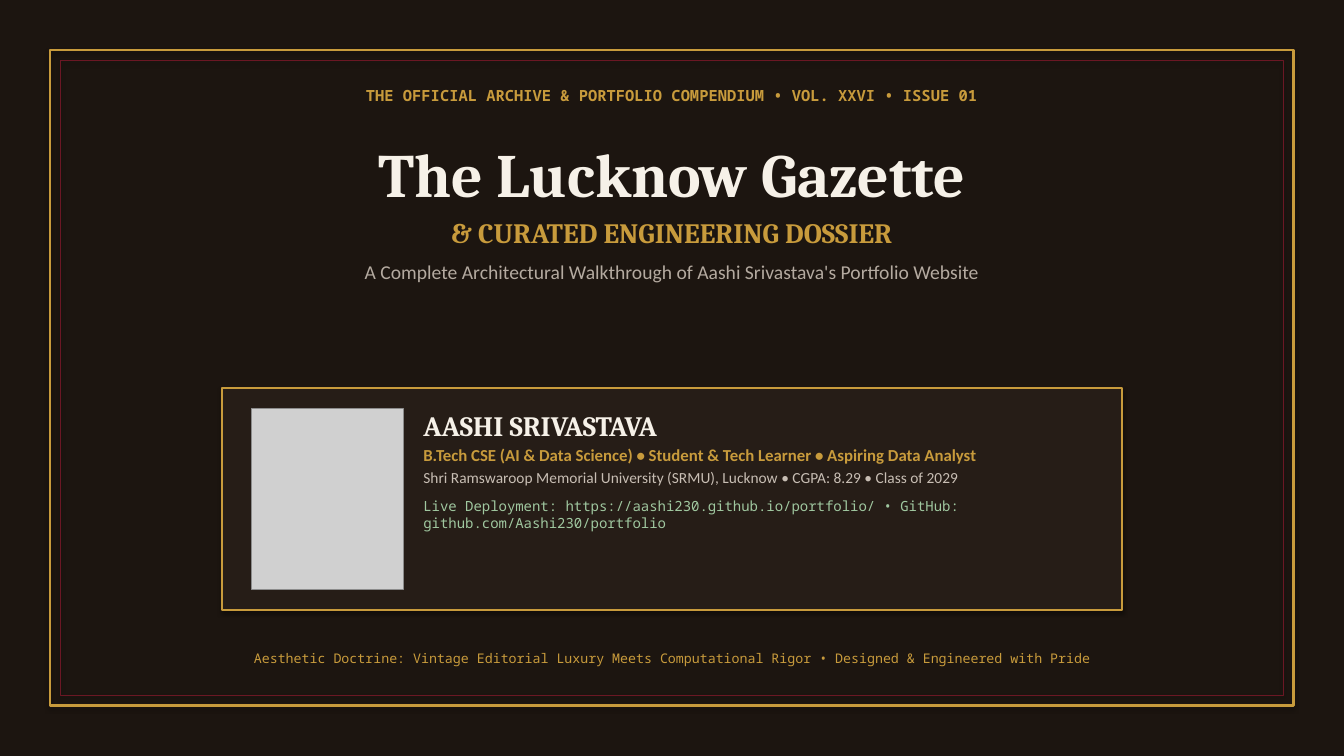
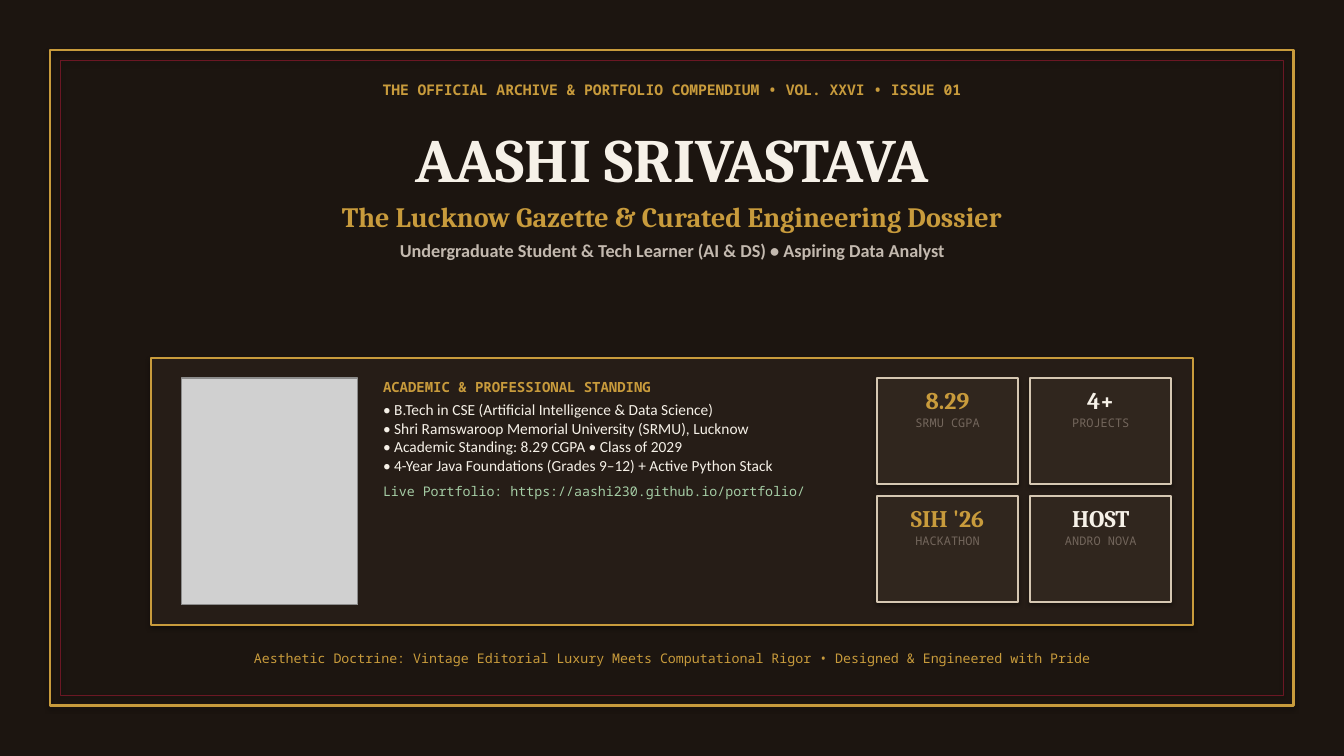
Before and after one commit to Aashi230/portfolio, a slide deck: slide 1 of Aashi_Srivastava_Portfolio_Presentation.pptx. Drawn at 1344x756 pixels with LibreOffice and Linux fonts; fonts in the diff are those of the drawing; grey boxes stand for pictures. Boxes give left, top, right and bottom in pixels: in the first picture for what was removed or moved away, otherwise in the second. Text is boxed around its words. In the diff, an @@ line names an element or a change of style, - is before the commit and + after.

```diff
--- a/Aashi_Srivastava_Portfolio_Presentation.pptx
+++ b/Aashi_Srivastava_Portfolio_Presentation.pptx
@@ text "THE OFFICIAL ARCHIVE & PORTFOLIO ..." at (x1=383, y1=84, x2=962, y2=95): size 11 to 10.5 pt @@
@@ text at (x1=342, y1=140, x2=1001, y2=260): text changed; size 14 to 13 pt; text colour #B4AAA0 to #C3B9AF; bold on @@
-The Lucknow Gazette
-& CURATED ENGINEERING DOSSIER
-A Complete Architectural Walkthrough of Aashi Srivastava's Portfolio Website
+AASHI SRIVASTAVA
+The Lucknow Gazette & Curated Engineering Dossier
+Undergraduate Student & Tech Learner (AI & DS) • Aspiring Data Analyst
@@ rectangle resized from (x1=222, y1=388, x2=1122, y2=610) to (x1=151, y1=358, x2=1193, y2=625) @@
@@ picture resized from (x1=252, y1=408, x2=403, y2=590) to (x1=181, y1=378, x2=358, y2=605) @@
@@ text at (x1=383, y1=382, x2=805, y2=500): text changed; size 10 to 11 pt; text colour #A0C8A0 to #F6F1E8 @@
-AASHI SRIVASTAVA
-B.Tech CSE (AI & Data Science) • Student & Tech Learner • Aspiring Data Analyst
-Shri Ramswaroop Memorial University (SRMU), Lucknow • CGPA: 8.29 • Class of 2029
-Live Deployment: https://aashi230.github.io/portfolio/ • GitHub: github.com/Aashi230/portfolio
+ACADEMIC & PROFESSIONAL STANDING
+• B.Tech in CSE (Artificial Intelligence & Data Science)
+• Shri Ramswaroop Memorial University (SRMU), Lucknow
+• Academic Standing: 8.29 CGPA • Class of 2029
+• 4-Year Java Foundations (Grades 9–12) + Active Python Stack
+Live Portfolio: https://aashi230.github.io/portfolio/
@@ rectangle added at (x1=877, y1=378, x2=1018, y2=484), fill #30261E, outline #D5C7B2 1.2 pt @@
@@ rectangle added at (x1=1030, y1=378, x2=1172, y2=484), fill #30261E, outline #D5C7B2 1.2 pt @@
@@ text added at (x1=915, y1=393, x2=980, y2=427), 8.5 pt, text #73665C @@
+8.29
+SRMU CGPA
@@ text added at (x1=1072, y1=393, x2=1129, y2=427), 8.5 pt, text #73665C @@
+4+
+PROJECTS
@@ rectangle added at (x1=877, y1=496, x2=1018, y2=602), fill #30261E, outline #D5C7B2 1.2 pt @@
@@ rectangle added at (x1=1030, y1=496, x2=1172, y2=602), fill #30261E, outline #D5C7B2 1.2 pt @@
@@ text added at (x1=911, y1=510, x2=984, y2=545), 8.5 pt, text #73665C @@
+SIH '26
+HACKATHON
@@ text added at (x1=1065, y1=511, x2=1137, y2=545), 8.5 pt, text #73665C @@
+HOST
+ANDRO NOVA
```
Also in this commit, not shown: 1 other slide changed, 5 slides added, 11 slides removed, 1 other file.
